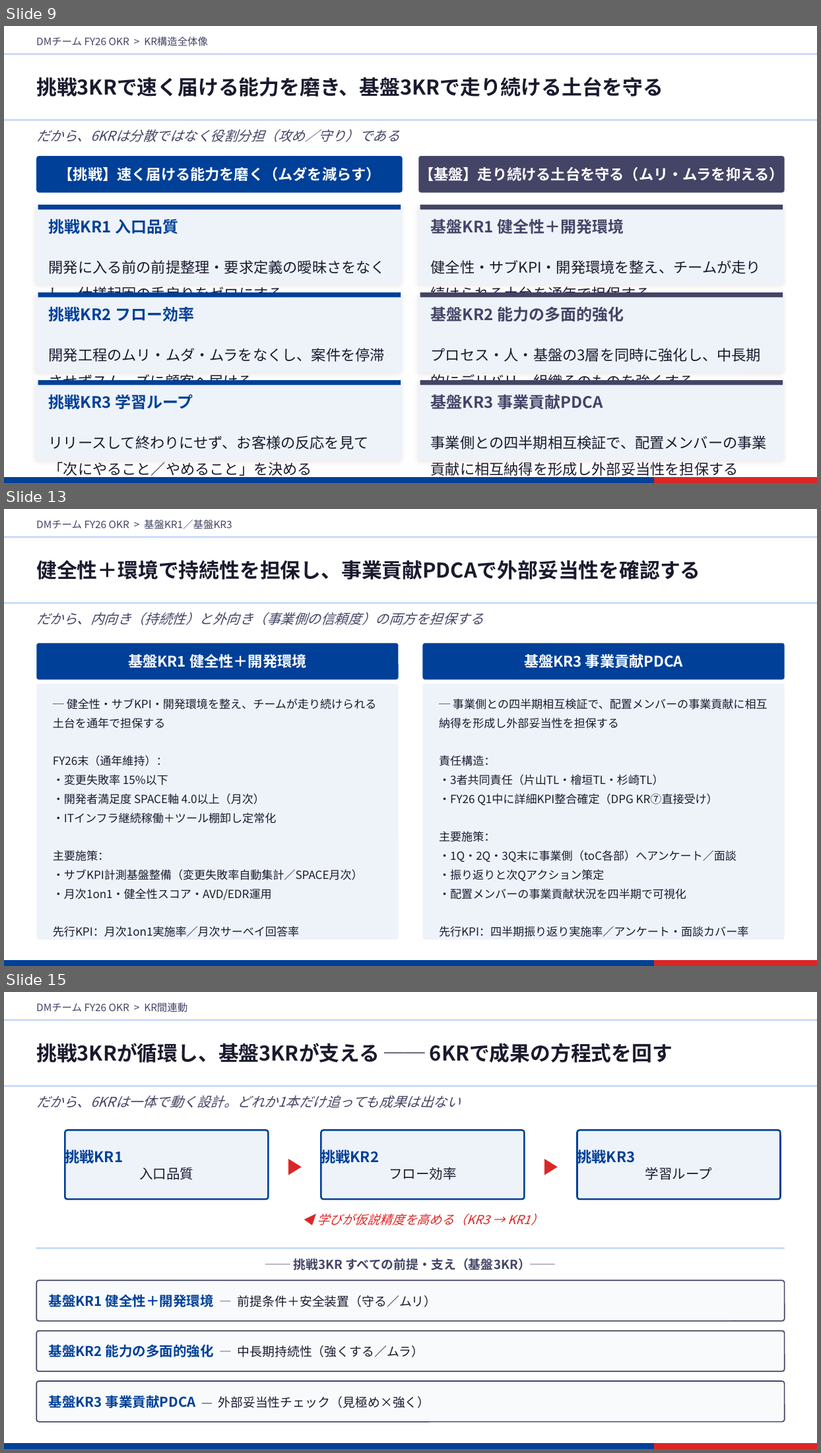
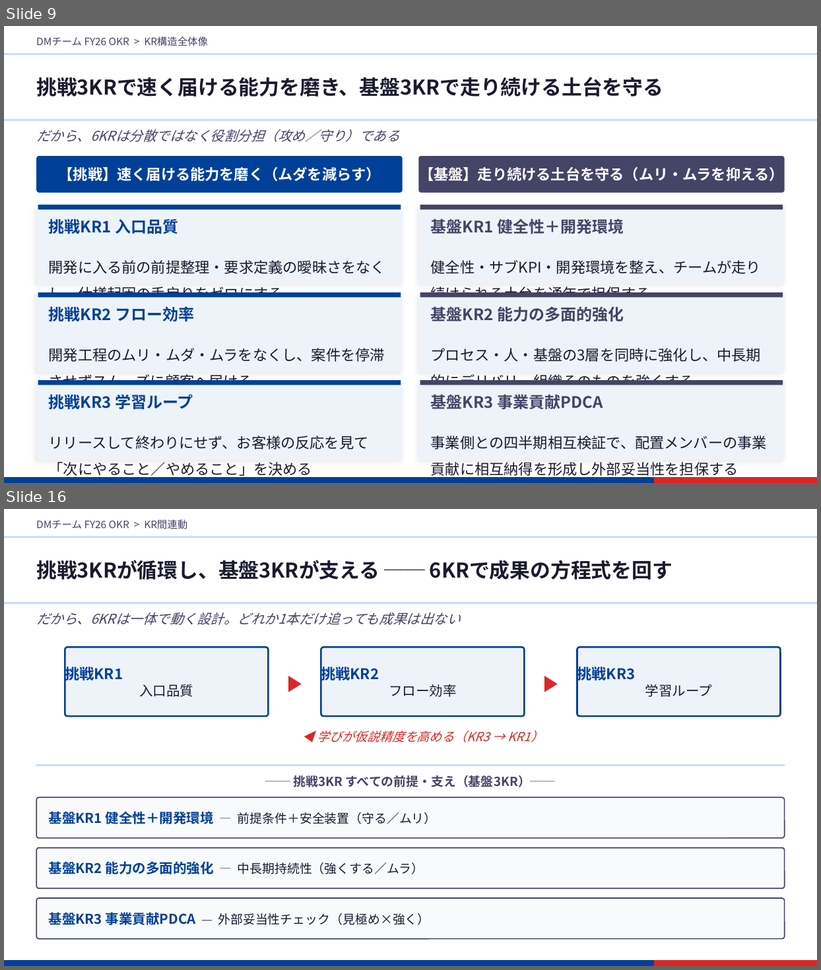
Before and after one commit to 4hey4hey/claude-workspace, a slide deck: outputs/pptx/2026-04-19_dm-okr-fy26-for-gm.pptx. Shown one above the other, each under a label of ours: slides 9, 13 and 15 before the commit, slides 9 and 16 after it; the slides between them are not shown. The pictures are 821x1453 and 821x970 pixels, drawn with LibreOffice and Linux fonts; fonts in the diff are those of the drawing. Boxes give left, top, right and bottom in pixels: in the first picture for what was removed or moved away, otherwise in the second. Text is boxed around its words. In the diff, an @@ line names an element or a change of style, - is before the commit and + after.

```diff
--- a/outputs/pptx/2026-04-19_dm-okr-fy26-for-gm.pptx
+++ b/outputs/pptx/2026-04-19_dm-okr-fy26-for-gm.pptx
@@ slide 13 removed at bbox=[4, 509, 817, 966], background #FFFFFF @@
@@ text removed at bbox=[36, 520, 232, 529] @@
-DMチーム FY26 OKR > 基盤KR1／基盤KR3
@@ rectangle removed at bbox=[4, 537, 817, 537] @@
@@ text removed at bbox=[36, 560, 701, 580] @@
-健全性＋環境で持続性を担保し、事業貢献PDCAで外部妥当性を確認する
@@ rectangle removed at bbox=[4, 603, 817, 603] @@
@@ text removed at bbox=[36, 612, 483, 625] @@
-だから、内向き（持続性）と外向き（事業側の信頼度）の両方を担保する
@@ rounded rectangle removed at bbox=[36, 643, 399, 680] @@
@@ rounded rectangle removed at bbox=[422, 643, 785, 680] @@
@@ text removed at bbox=[128, 654, 307, 668] @@
-基盤KR1 健全性＋開発環境
@@ text removed at bbox=[524, 654, 683, 668] @@
-基盤KR3 事業貢献PDCA
@@ rounded rectangle removed at bbox=[36, 684, 399, 940] @@
@@ rounded rectangle removed at bbox=[422, 684, 785, 940] @@
@@ text removed at bbox=[53, 698, 377, 937] @@
-─ 健全性・サブKPI・開発環境を整え、チームが走り続けられる土台を通年で担保する
-FY26末（通年維持）：
-・変更失敗率 15%以下
-・開発者満足度 SPACE軸 4.0以上（月次）
-・ITインフラ継続稼働＋ツール棚卸し定常化
-主要施策：
-・サブKPI計測基盤整備（変更失敗率自動集計／SPACE月次）
-・月次1on1・健全性スコア・AVD/EDR運用
-先行KPI：月次1on1実施率／月次サーベイ回答率
@@ text removed at bbox=[439, 698, 768, 937] @@
-─ 事業側との四半期相互検証で、配置メンバーの事業貢献に相互納得を形成し外部妥当性を担保する
-責任構造：
-・3者共同責任（片山TL・檜垣TL・杉崎TL）
-・FY26 Q1中に詳細KPI整合確定（DPG KR⑦直接受け）
-主要施策：
-・1Q・2Q・3Q末に事業側（toC各部）へアンケート／面談
-・振り返りと次Qアクション策定
-・配置メンバーの事業貢献状況を四半期で可視化
-先行KPI：四半期振り返り実施率／アンケート・面談カバー率
@@ rectangle removed at bbox=[4, 961, 655, 966] @@
@@ rectangle removed at bbox=[655, 961, 817, 966] @@
@@ what was slide 15 is now slide 16 @@
```
Also in this commit, not shown: 5 slides changed, 2 slides added, 7 other files.
